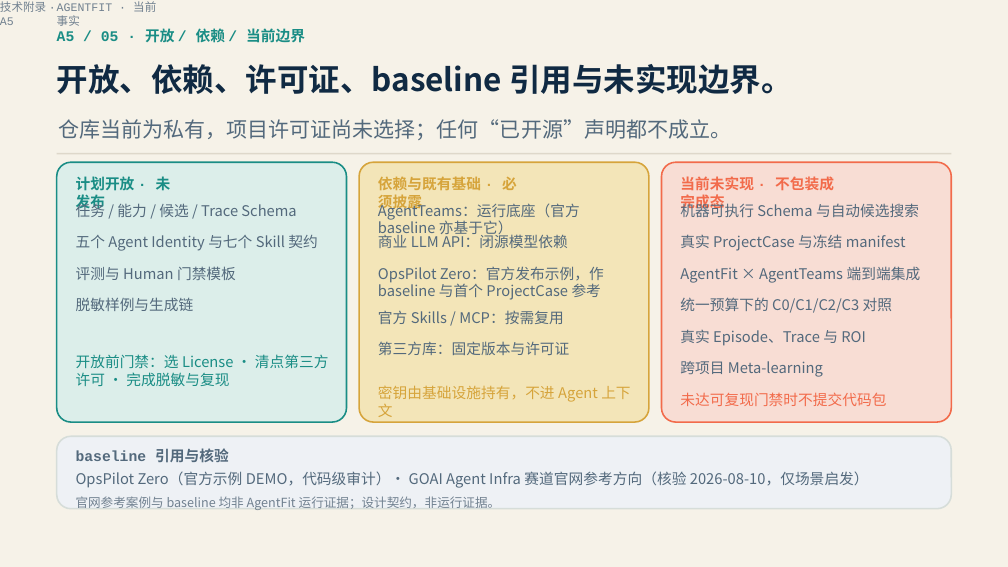
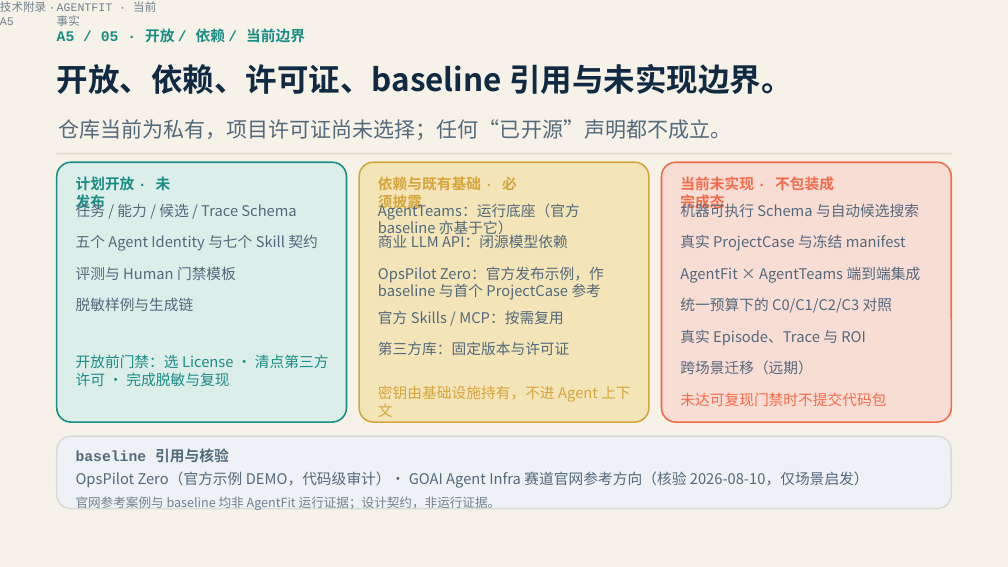
Before and after one commit to kailiangshang/agentfit, a slide deck: slide 17 of competition/2026-08-15/submission/agentfit-submission.pptx. Drawn at 1008x567 pixels with LibreOffice and Linux fonts; fonts in the diff are those of the drawing. Boxes give left, top, right and bottom in pixels: in the first picture for what was removed or moved away, otherwise in the second. Text is boxed around its words. In the diff, an @@ line names an element or a change of style, - is before the commit and + after.

```diff
--- a/competition/2026-08-15/submission/agentfit-submission.pptx
+++ b/competition/2026-08-15/submission/agentfit-submission.pptx
@@ text at (680,360,813,374): text changed @@
-跨项目 Meta-learning
+跨场景迁移（远期）
```
Also in this commit, not shown: 1 other slide changed, 32 other files.
